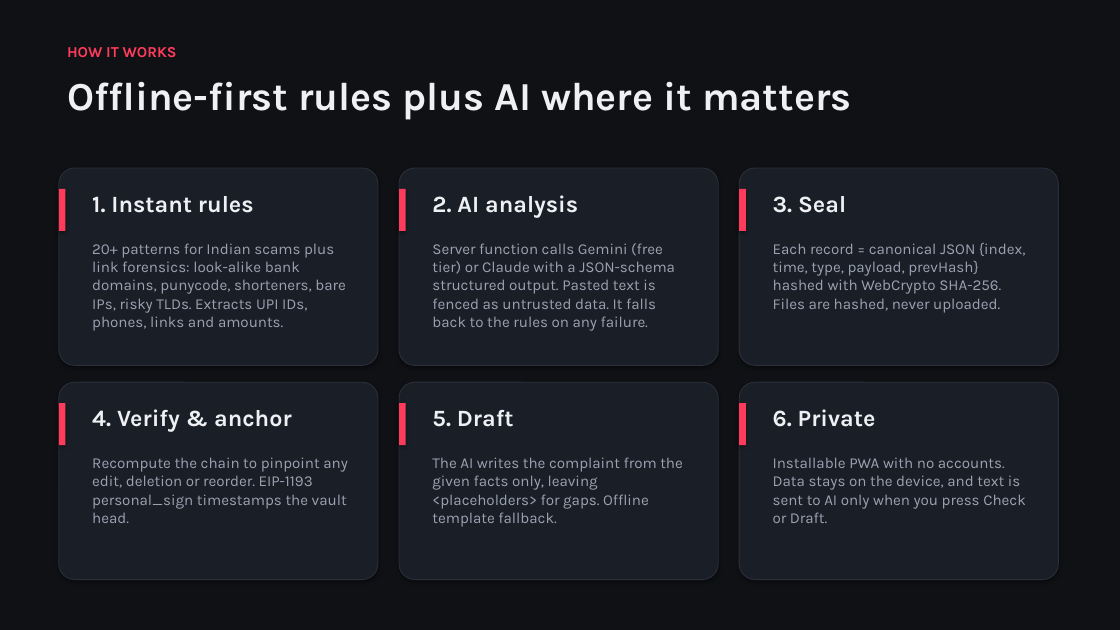
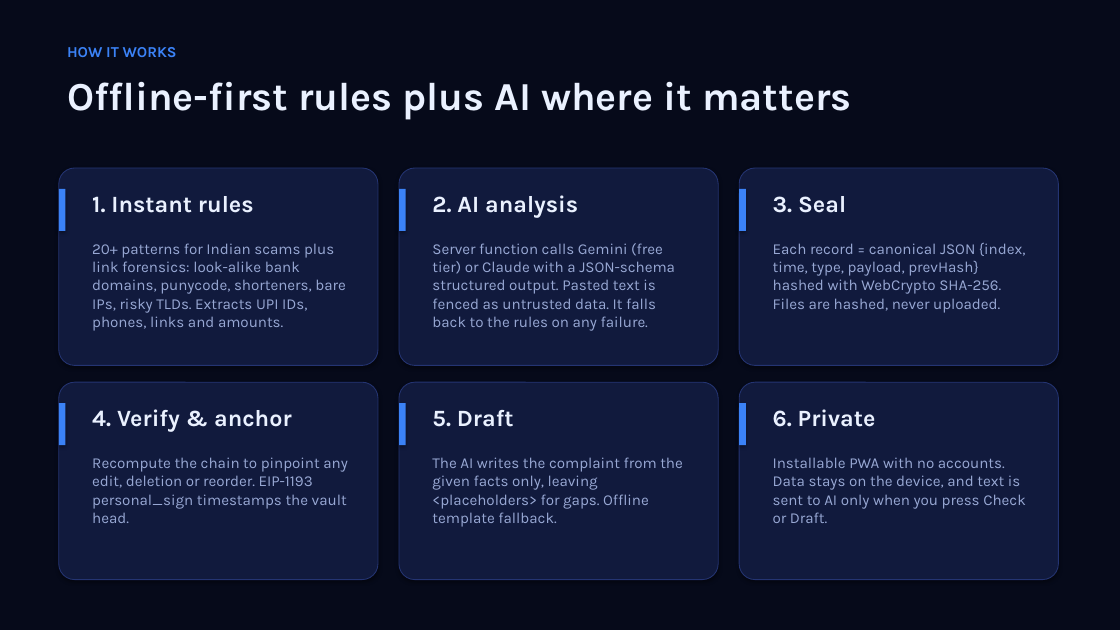
Before and after one commit to nobraindev-pavan/Rakshanet, a slide deck: slide 4 of docs/RakshaNet-Pitch-Deck.pptx. Drawn at 1120x630 pixels with LibreOffice and Linux fonts; fonts in the diff are those of the drawing. Boxes give left, top, right and bottom in pixels: in the first picture for what was removed or moved away, otherwise in the second. Text is boxed around its words. In the diff, an @@ line names an element or a change of style, - is before the commit and + after.

```diff
--- a/docs/RakshaNet-Pitch-Deck.pptx
+++ b/docs/RakshaNet-Pitch-Deck.pptx
@@ background #0F1115 to #060A1A @@
@@ text "HOW IT WORKS" at (x1=67, y1=47, x2=177, y2=57): text colour #FF3B5C to #3B82F6 @@
@@ fill #1A1E26 to #111A3D; outline #2A2F3A 0.75 pt to #243472 0.75 pt in 6 elements at (x1=59, y1=168, x2=378, y2=365), (x1=399, y1=168, x2=718, y2=365), (x1=739, y1=168, x2=1059, y2=365), (x1=59, y1=382, x2=378, y2=580), (x1=399, y1=382, x2=718, y2=580), (x1=739, y1=382, x2=1059, y2=580) @@
@@ fill #FF3B5C to #3B82F6 in 6 elements at (x1=59, y1=189, x2=66, y2=231), (x1=399, y1=189, x2=406, y2=231), (x1=739, y1=189, x2=746, y2=231), (x1=59, y1=403, x2=66, y2=445), (x1=399, y1=403, x2=406, y2=445), (x1=739, y1=403, x2=746, y2=445) @@
@@ text colour #EEF0F4 to #EAF1FF in 6 elements at (x1=92, y1=196, x2=254, y2=213), (x1=432, y1=195, x2=578, y2=217), (x1=773, y1=196, x2=846, y2=213), (x1=92, y1=409, x2=292, y2=431), (x1=432, y1=410, x2=514, y2=427), (x1=773, y1=409, x2=876, y2=427) @@
@@ text colour #9AA3B2 to #98A8D4 in 6 elements at (x1=92, y1=243, x2=346, y2=331), (x1=432, y1=243, x2=675, y2=331), (x1=773, y1=243, x2=1026, y2=313), (x1=92, y1=457, x2=348, y2=523), (x1=432, y1=457, x2=683, y2=527), (x1=773, y1=457, x2=1026, y2=523) @@
```
Also in this commit, not shown: 7 other slides changed, 10 other files.
